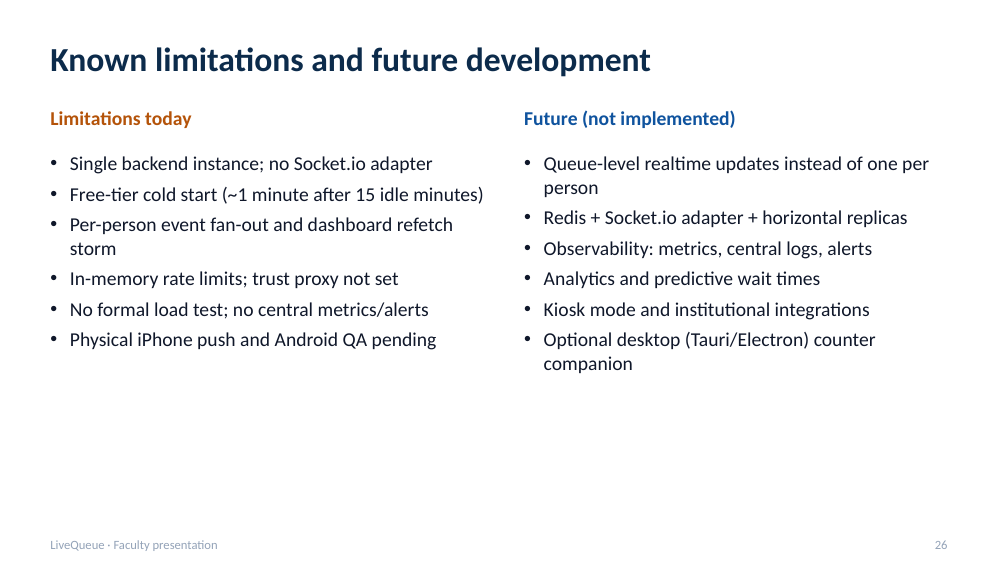
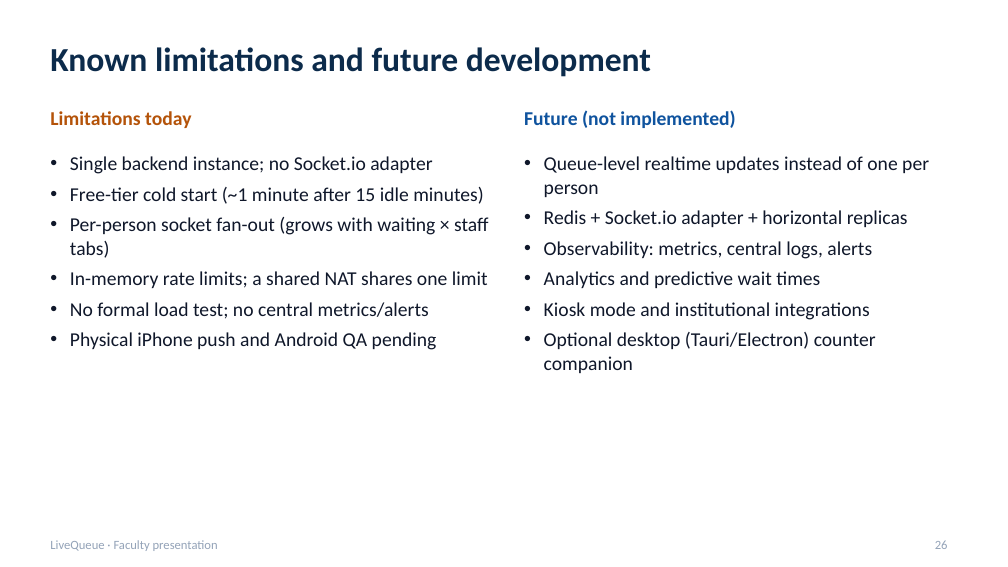
Before and after one commit to TMAn1An/LiveQueueApp, a slide deck: slide 26 of docs/presentation/LiveQueue_Production_Presentation.pptx. Drawn at 1008x567 pixels with LibreOffice and Linux fonts; fonts in the diff are those of the drawing. Boxes give left, top, right and bottom in pixels: in the first picture for what was removed or moved away, otherwise in the second. Text is boxed around its words. In the diff, an @@ line names an element or a change of style, - is before the commit and + after.

```diff
--- a/docs/presentation/LiveQueue_Production_Presentation.pptx
+++ b/docs/presentation/LiveQueue_Production_Presentation.pptx
@@ text at bbox=[70, 217, 489, 288]: text changed @@
-• Per-person event fan-out and dashboard refetch storm
-• In-memory rate limits; trust proxy not set
+• Per-person socket fan-out (grows with waiting × staff tabs)
+• In-memory rate limits; a shared NAT shares one limit
```
Also in this commit, not shown: 12 other slides changed, 6 other files.
